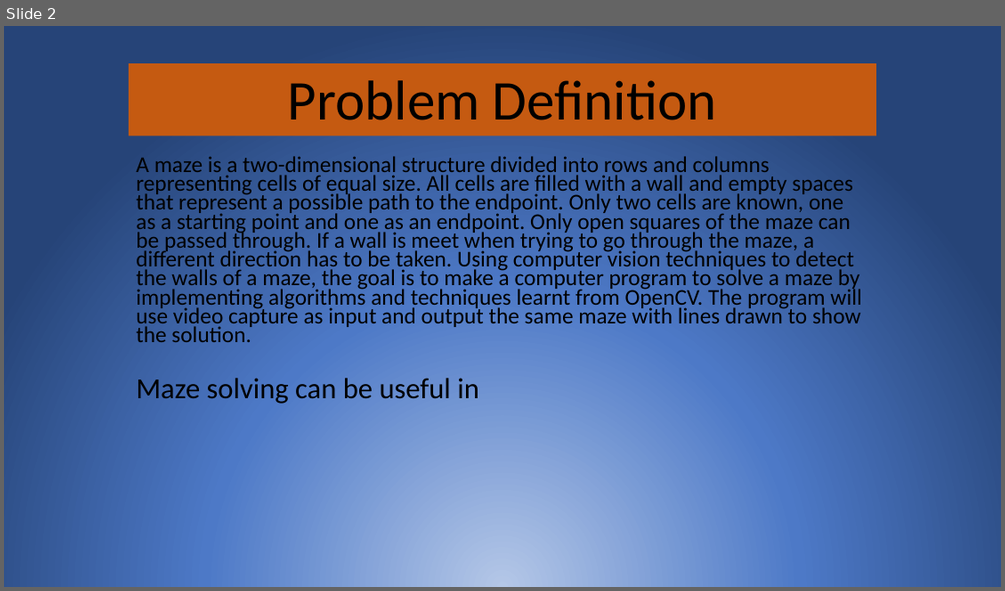
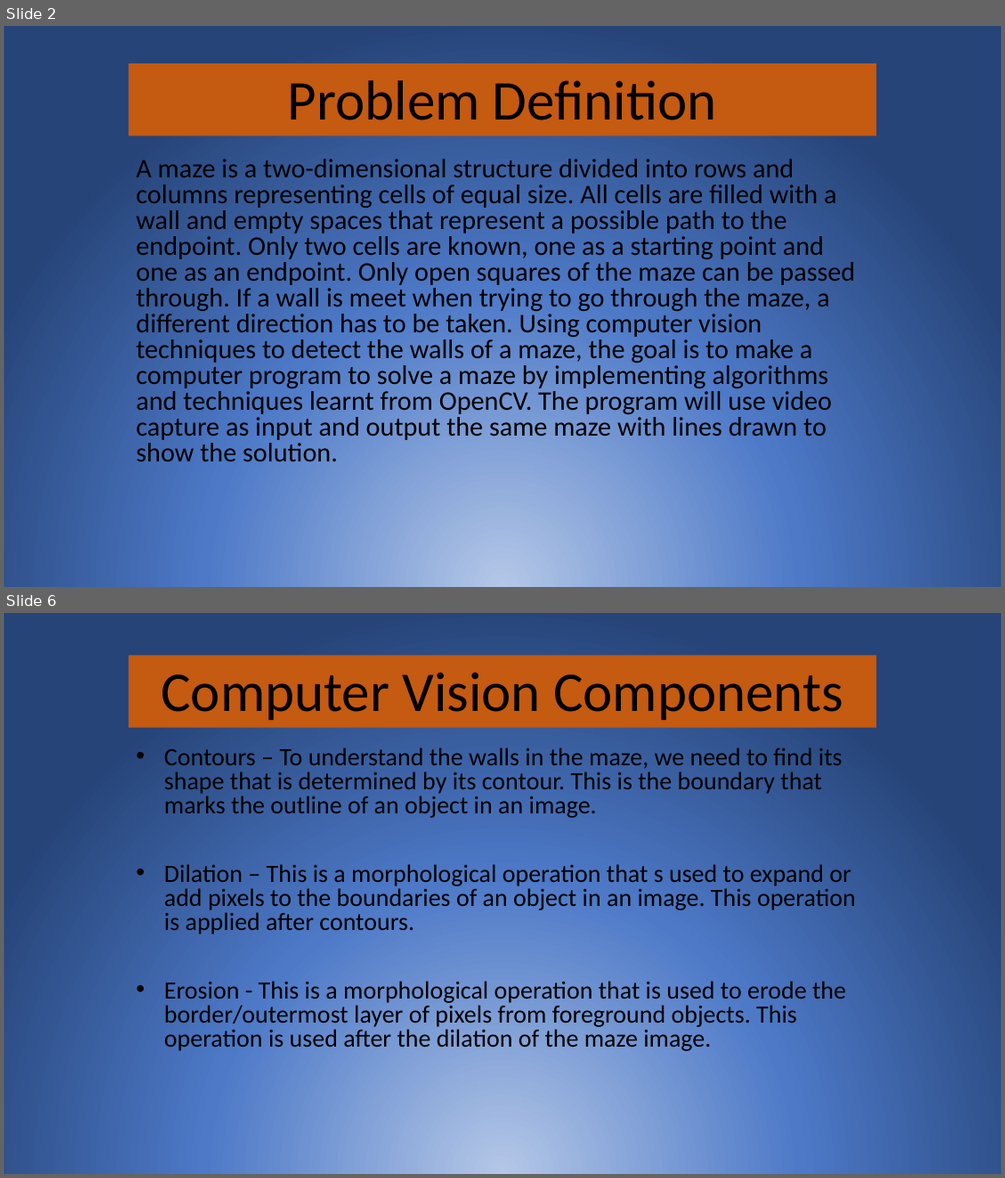
Before and after one commit to BenLee8602/maze-solver, a slide deck: Presentation1.pptx. Shown one above the other, each under a label of ours: slide 2 before the commit, slides 2 and 6 after it; the slides between them are not shown. The pictures are 1005x591 and 1005x1178 pixels, drawn with LibreOffice and Linux fonts; fonts in the diff are those of the drawing. Boxes give left, top, right and bottom in pixels: in the first picture for what was removed or moved away, otherwise in the second. Text is boxed around its words. In the diff, an @@ line names an element or a change of style, - is before the commit and + after.

```diff
--- a/Presentation1.pptx
+++ b/Presentation1.pptx
@@ slide 6 added at box(4, 613, 1001, 1174), background gradient #B4C7E7 to #4D79C7 to #264478 @@
@@ title added at box(129, 655, 877, 728), fill #C55A11, 54 pt, text #000000 @@
+Computer Vision Components
@@ subtitle added at box(164, 747, 856, 1051), 24 pt, text #000000 @@
+• Contours – To understand the walls in the maze, we need to find its shape that is determined by its contour. This is the boundary that marks the outline of an object in an image.
+• Dilation – This is a morphological operation that s used to expand or add pixels to the boundaries of an object in an image. This operation is applied after contours.
+• Erosion - This is a morphological operation that is used to erode the border/outermost layer of pixels from foreground objects. This operation is used after the dilation of the maze image.
@@ slide 2 changed as well @@
@@ subtitle "A maze is a two-dimensional ..." at box(136, 159, 855, 462): size 21.7 to 25.9 pt; line spacing 0.7 to 0.8 @@
@@ text removed at box(136, 378, 479, 403) @@
-Maze solving can be useful in
```
Also in this commit, not shown: 1 other slide changed, 4 other slides added, 3 slides removed.
